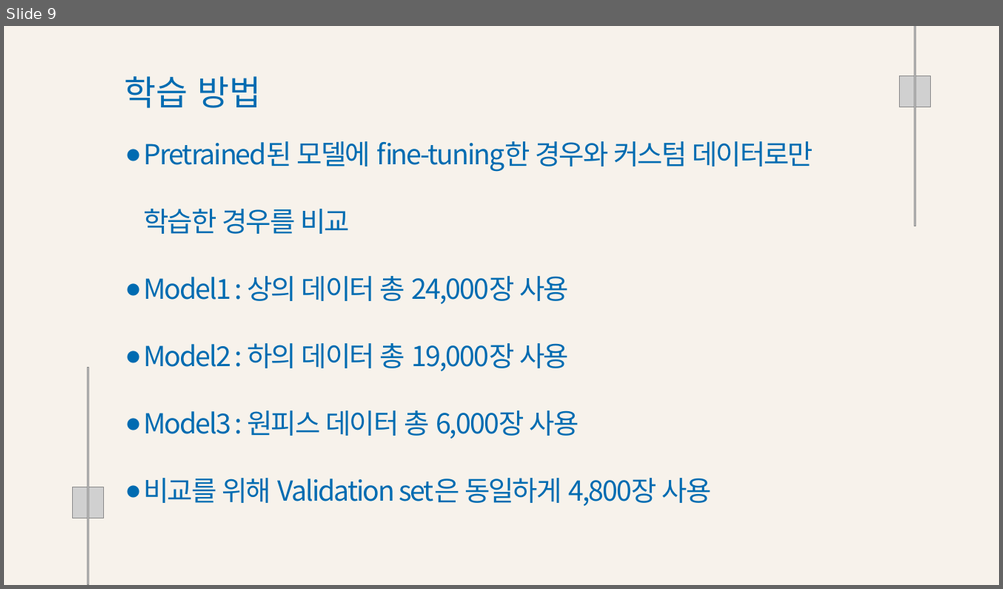
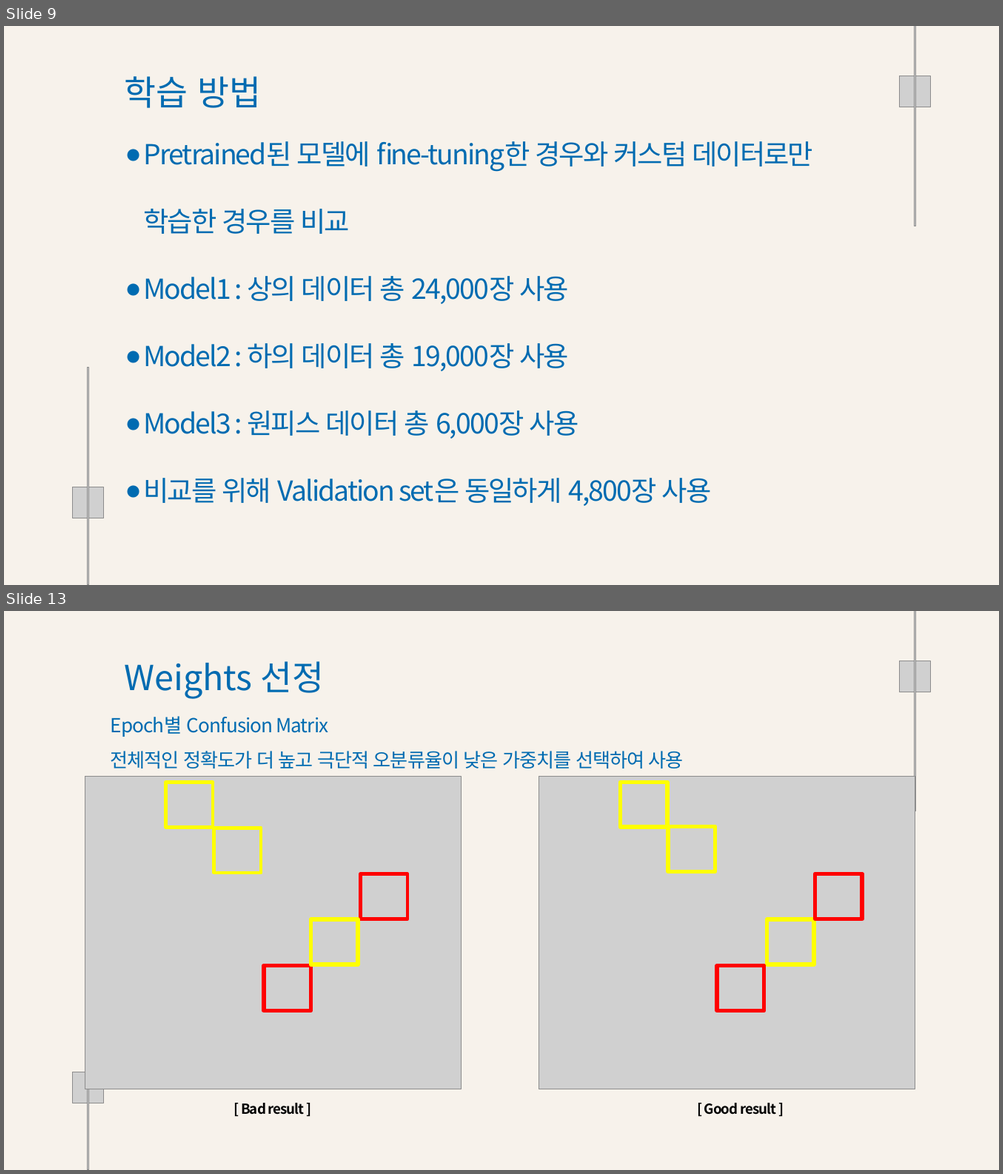
Before and after one commit to Playdata-G-DA35/DA35-final-team2-Item_Classification_RPA, a slide deck: documents/의류 카테고리 분류 모델 결과 보고서.pptx. Shown one above the other, each under a label of ours: slide 9 before the commit, slides 9 and 13 after it; the slides between them are not shown. The pictures are 1003x589 and 1003x1174 pixels, drawn with LibreOffice and Linux fonts; fonts in the diff are those of the drawing; grey boxes stand for pictures; background and template pictures are left out. Boxes give left, top, right and bottom in pixels: in the first picture for what was removed or moved away, otherwise in the second. Text is boxed around its words. In the diff, an @@ line names an element or a change of style, - is before the commit and + after.

```diff
--- a/documents/의류 카테고리 분류 모델 결과 보고서.pptx
+++ b/documents/의류 카테고리 분류 모델 결과 보고서.pptx
@@ slide 13 added at (x1=4, y1=611, x2=999, y2=1170), background #F7F2EB @@
@@ picture added at (x1=913, y1=611, x2=915, y2=811) @@
@@ text added at (x1=124, y1=661, x2=324, y2=699), 50 pt, text #006BB1 @@
+Weights 선정
@@ picture added at (x1=899, y1=661, x2=930, y2=692) @@
@@ text added at (x1=111, y1=716, x2=683, y2=769), 28 pt, text #006BB1 @@
+Epoch별 Confusion Matrix
+전체적인 정확도가 더 높고 극단적 오분류율이 낮은 가중치를 선택하여 사용
@@ picture added at (x1=85, y1=777, x2=461, y2=1090) @@
@@ rectangle added at (x1=165, y1=782, x2=213, y2=827), outline #FFFF00 5 pt @@
@@ picture added at (x1=538, y1=777, x2=914, y2=1090) @@
@@ rectangle added at (x1=620, y1=782, x2=667, y2=827), outline #FFFF00 6 pt @@
@@ rectangle added at (x1=214, y1=828, x2=261, y2=873), outline #FFFF00 5 pt @@
@@ rectangle added at (x1=668, y1=827, x2=714, y2=872), outline #FFFF00 6 pt @@
@@ rectangle added at (x1=361, y1=874, x2=407, y2=920), outline #FF0000 5 pt @@
@@ rectangle added at (x1=815, y1=874, x2=862, y2=920), outline #FF0000 6 pt @@
@@ rectangle added at (x1=311, y1=920, x2=358, y2=965), outline #FFFF00 6 pt @@
@@ rectangle added at (x1=766, y1=920, x2=813, y2=965), outline #FFFF00 6 pt @@
@@ picture added at (x1=88, y1=952, x2=89, y2=1170) @@
@@ rectangle added at (x1=264, y1=966, x2=310, y2=1011), outline #FF0000 6 pt @@
@@ rectangle added at (x1=717, y1=966, x2=763, y2=1011), outline #FF0000 6 pt @@
@@ picture added at (x1=73, y1=1073, x2=103, y2=1103) @@
@@ text added at (x1=241, y1=1103, x2=304, y2=1115), 20 pt, text #000000, bold @@
+[ Bad result ]
@@ text added at (x1=704, y1=1103, x2=776, y2=1115), 20 pt, text #000000, bold @@
+[ Good result ]
```
Also in this commit, not shown: 6 slides changed, 4 other slides added, 9 slides removed, 2 other files.
